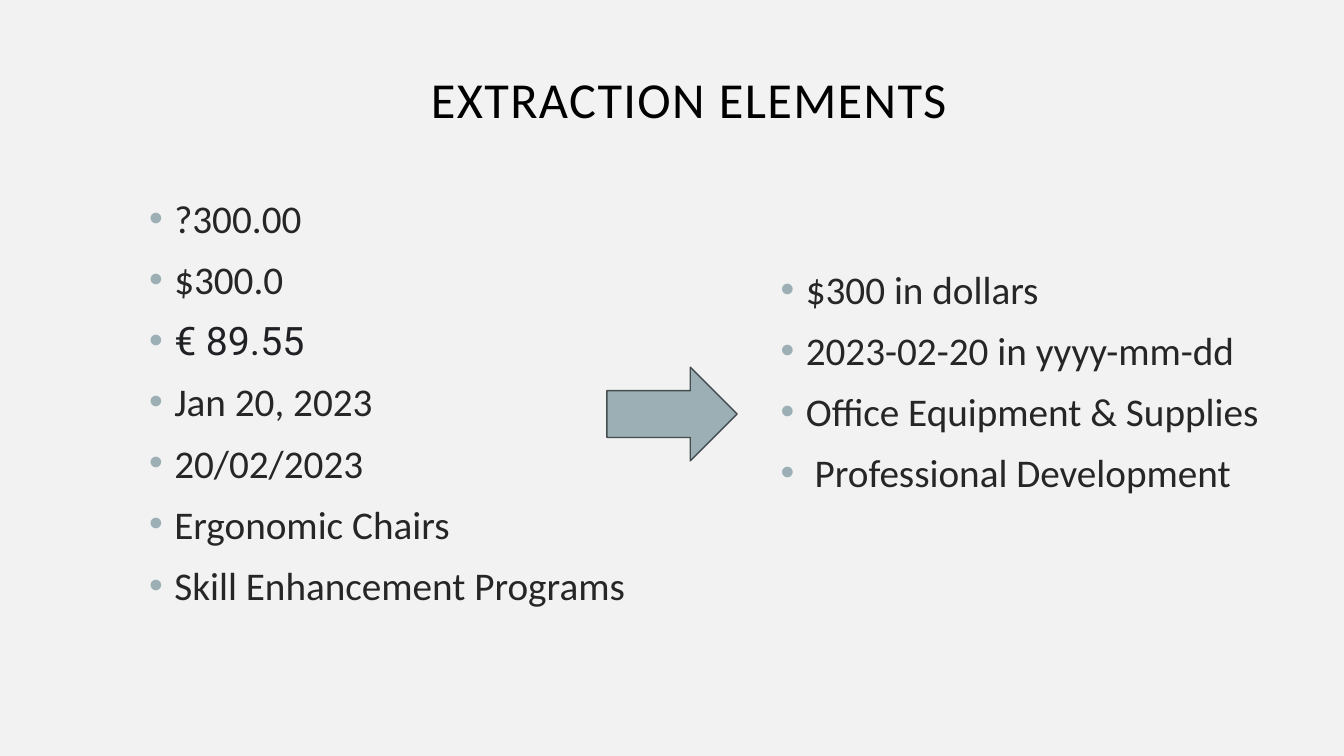
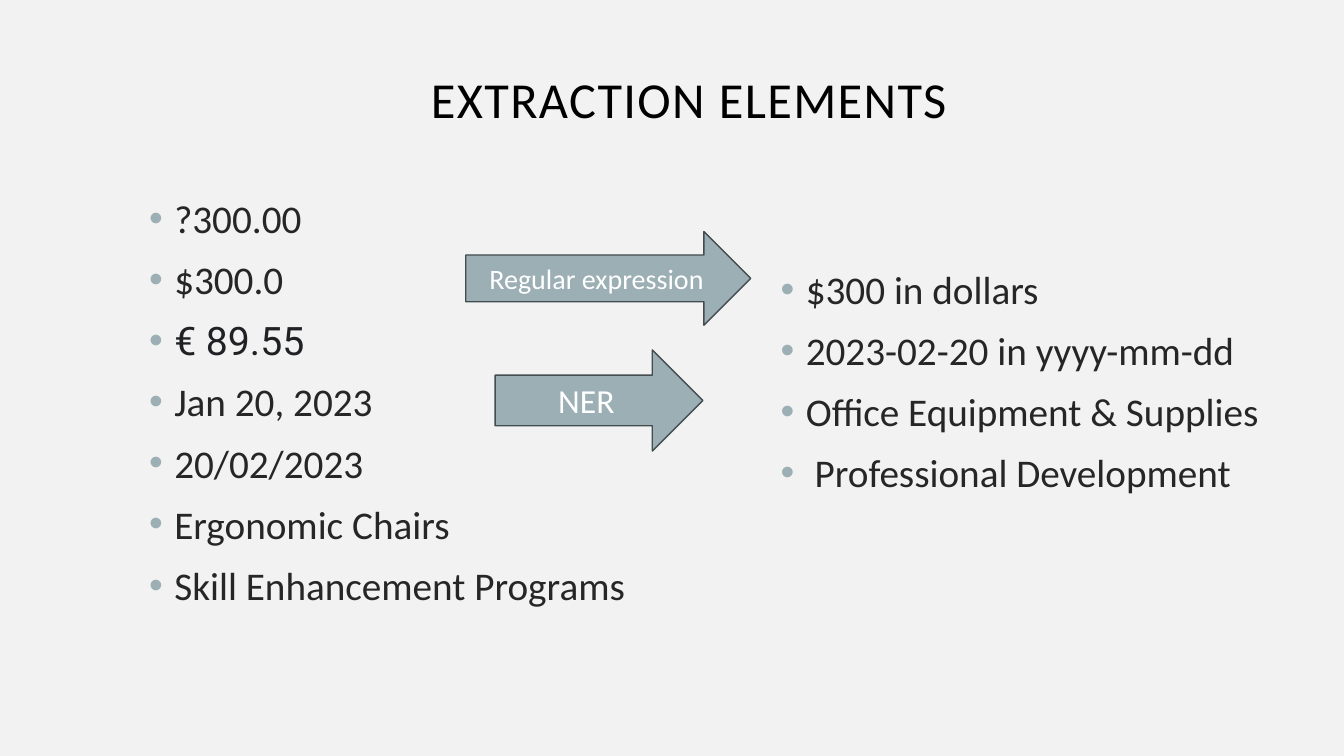
Before and after one commit to ivwangYW/5100CS_Group_Final_Project_Expense-AI, a slide deck: slide 5 of AI Empowered Automated Employee Expense Reimbursement Process (1).pptx. Drawn at 1344x756 pixels with LibreOffice and Linux fonts; fonts in the diff are those of the drawing. Boxes give left, top, right and bottom in pixels: in the first picture for what was removed or moved away, otherwise in the second. Text is boxed around its words. In the diff, an @@ line names an element or a change of style, - is before the commit and + after.

```diff
--- a/AI Empowered Automated Employee Expense Reimbursement Process (1).pptx
+++ b/AI Empowered Automated Employee Expense Reimbursement Process (1).pptx
@@ right arrow added at (x1=466, y1=232, x2=751, y2=326), fill #9BAFB5, outline #444D4F 1 pt, 20 pt, text #FFFFFF @@
+Regular expression
@@ right arrow added at (x1=495, y1=350, x2=703, y2=451), fill #9BAFB5, outline #444D4F 1 pt, 24 pt, text #FFFFFF @@
+NER
@@ right arrow removed at (x1=607, y1=367, x2=737, y2=461) @@
```
